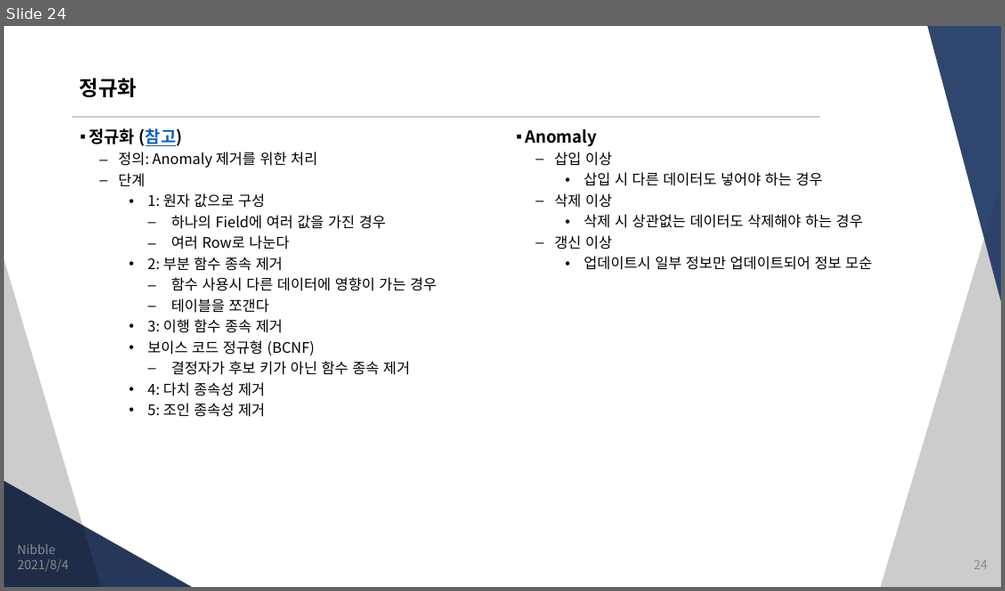
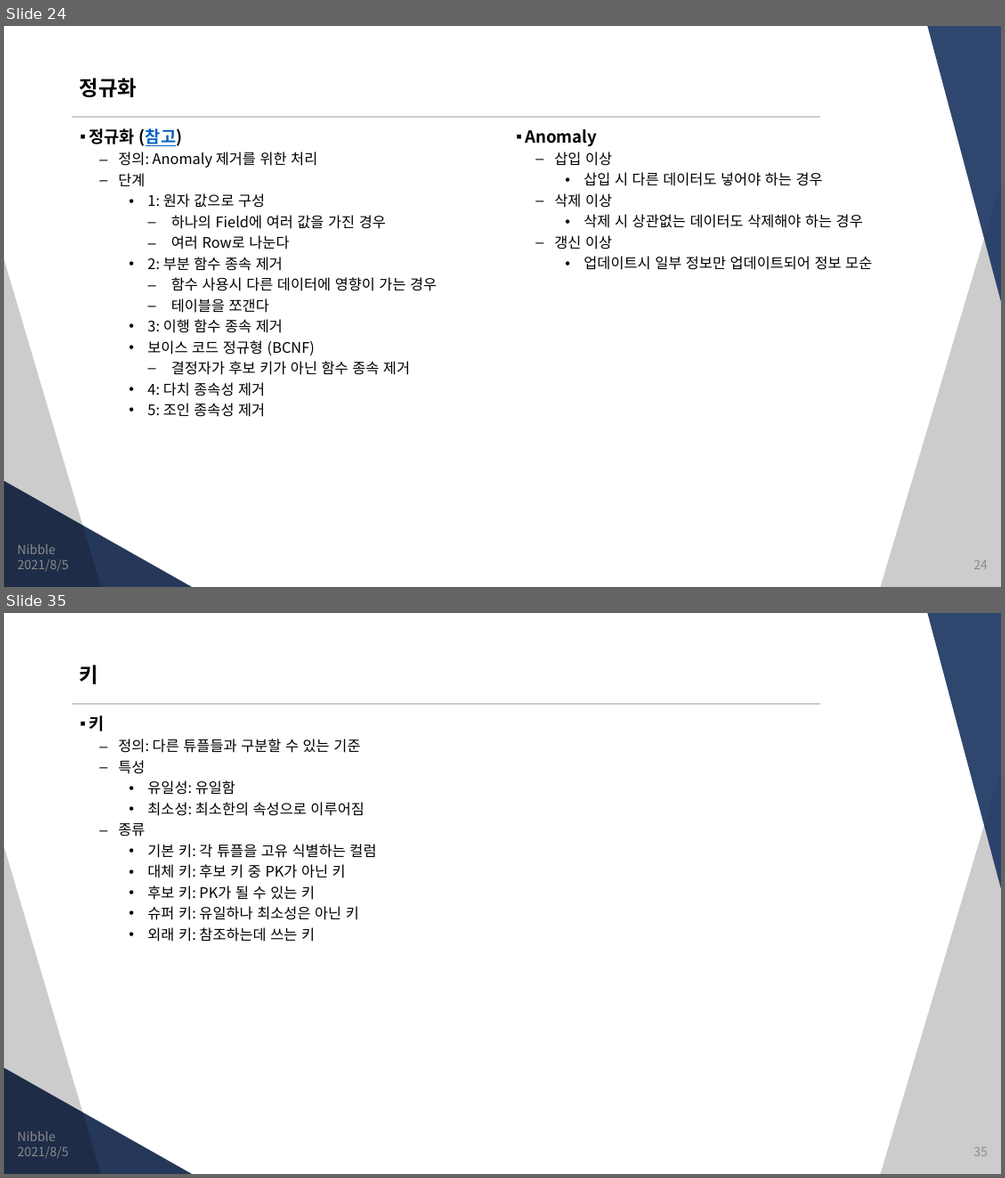
Before and after one commit to JungSangHyeon/2021-TIL, a slide deck: 정보처리기사/3. DB 구축.pptx. Shown one above the other, each under a label of ours: slide 24 before the commit, slides 24 and 35 after it; the slides between them are not shown. The pictures are 1005x591 and 1005x1178 pixels, drawn with LibreOffice and Linux fonts; fonts in the diff are those of the drawing. Boxes give left, top, right and bottom in pixels: in the first picture for what was removed or moved away, otherwise in the second. Text is boxed around its words. In the diff, an @@ line names an element or a change of style, - is before the commit and + after.

```diff
--- a/정보처리기사/3. DB 구축.pptx
+++ b/정보처리기사/3. DB 구축.pptx
@@ slide 35 added at (4, 613, 1001, 1174), background #FFFFFF; not listed: 5 template elements that a slide beside it also shows @@
@@ title added at (80, 665, 98, 684), 20 pt, text #000000, bold @@
+키
@@ text added at (89, 715, 376, 941), 14 pt, text #000000 @@
+▪ 키
+  – 정의: 다른 튜플들과 구분할 수 있는 기준
+  – 특성
+    • 유일성: 유일함
+    • 최소성: 최소한의 속성으로 이루어짐
+  – 종류
+    • 기본 키: 각 튜플을 고유 식별하는 컬럼
+    • 대체 키: 후보 키 중 PK가 아닌 키
+    • 후보 키: PK가 될 수 있는 키
+    • 슈퍼 키: 유일하나 최소성은 아닌 키
+    • 외래 키: 참조하는데 쓰는 키
@@ text added at (17, 1131, 56, 1141), 12 pt, text #8C8C8C @@
+Nibble
@@ text added at (17, 1146, 69, 1159), 12 pt, text #8C8C8C @@
+2021/8/5
@@ page number added at (973, 1147, 987, 1156), 12 pt, text #8C8C8C @@
+35
@@ slide 24 changed as well @@
@@ text at (17, 559, 69, 572): text changed @@
-2021/8/4
+2021/8/5
```
Also in this commit, not shown: 22 other slides changed, 13 other slides added.
